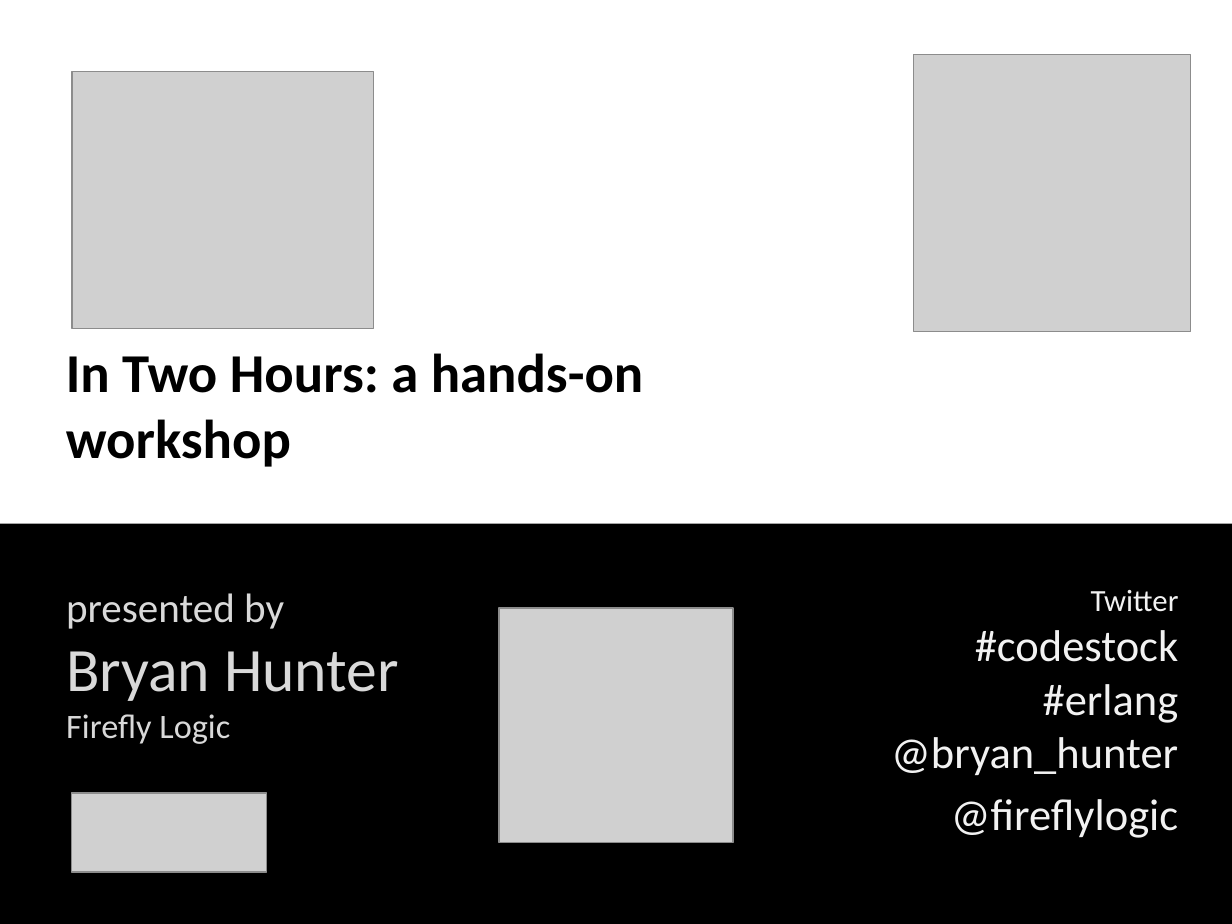
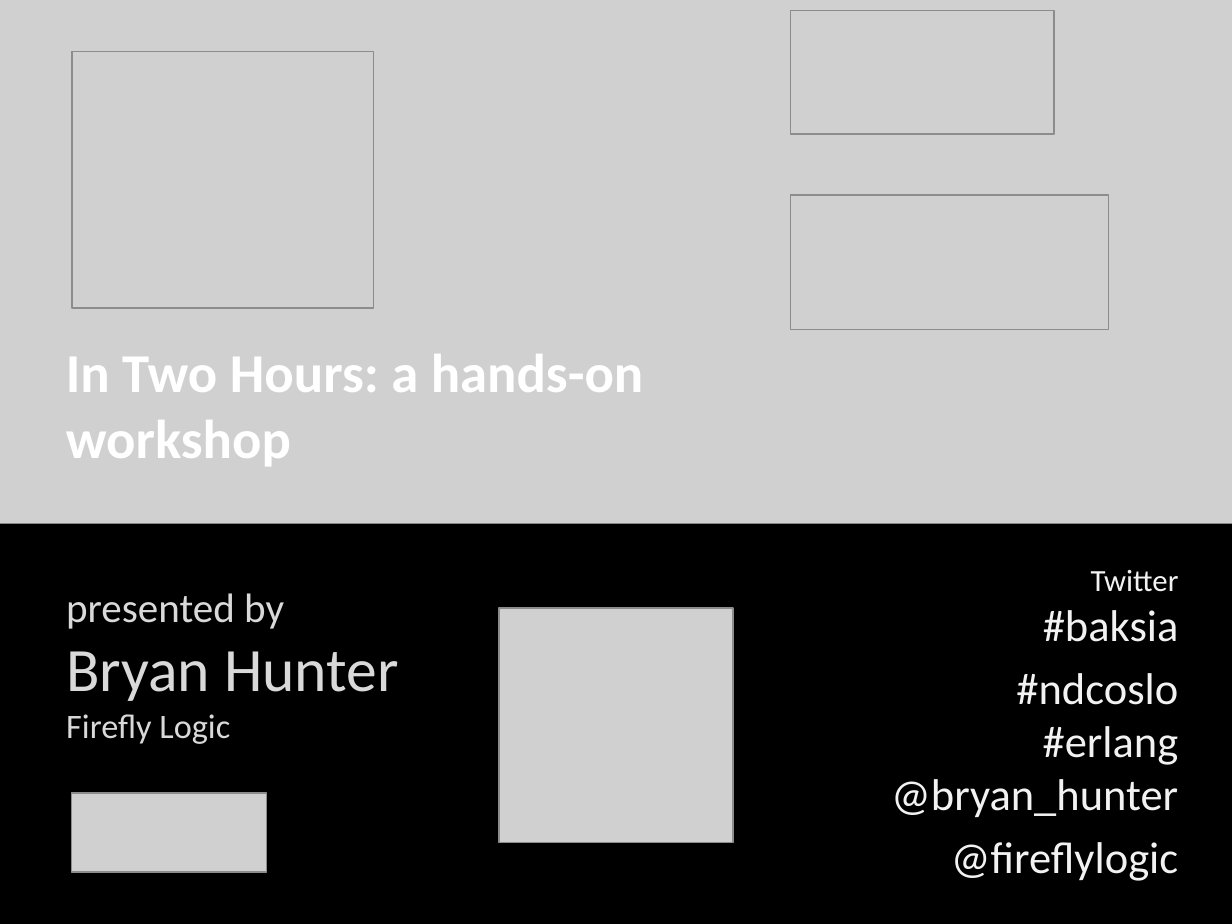
Before and after one commit to bryanhunter/erlang-workshop, a slide deck: slide 1 of ErlangWorkshop.pptx. Drawn at 1232x924 pixels with LibreOffice and Linux fonts; fonts in the diff are those of the drawing; grey boxes stand for pictures. Boxes give left, top, right and bottom in pixels: in the first picture for what was removed or moved away, otherwise in the second. Text is boxed around its words. In the diff, an @@ line names an element or a change of style, - is before the commit and + after.

Commit message:
Ready to present at Baksia.

```diff
--- a/ErlangWorkshop.pptx
+++ b/ErlangWorkshop.pptx
@@ picture added at [0, 0, 1232, 564] @@
@@ picture added at [791, 10, 1055, 133] @@
@@ picture: place and size @@
-picture at [71, 71, 373, 328]
+picture at [71, 52, 373, 308]
@@ picture removed at [913, 54, 1190, 331] @@
@@ picture added at [791, 195, 1109, 329] @@
@@ text "In Two Hours: a hands-on ..." at [66, 354, 644, 466]: text colour #000000 to #FFFFFF @@
@@ text "Twitter #baksia": place and size @@
-text "Twitter #baksia" at [891, 590, 1179, 838]
+text "Twitter #baksia" at [891, 570, 1179, 881]
@@ text at [891, 570, 1179, 818]: text changed @@
-Twitter
-#codestock
-#erlang
-@bryan_hunter
+Twitter
+#baksia
+#ndcoslo
+#erlang
+@bryan_hunter
```
Also in this commit, not shown: 1 slide removed, 7 other files.
